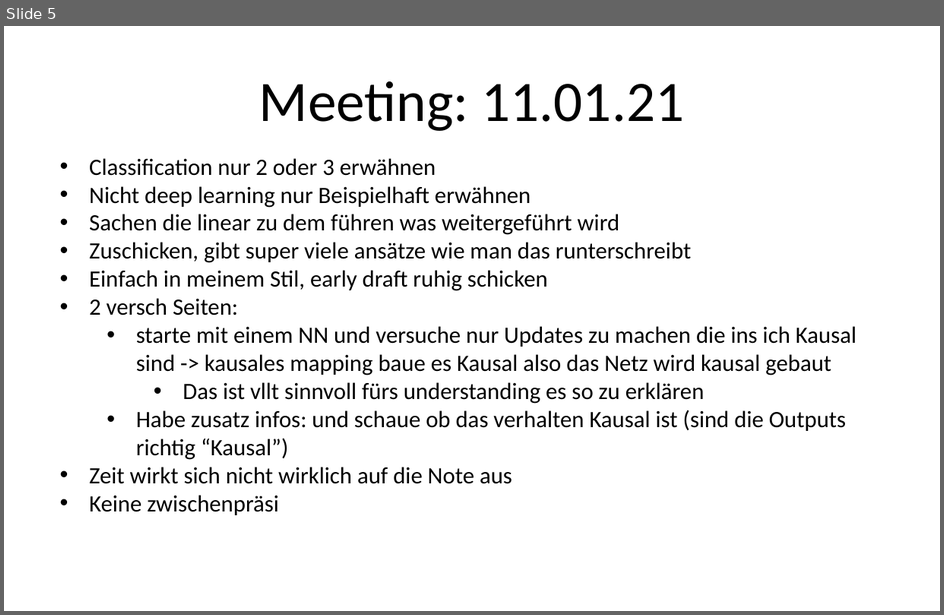
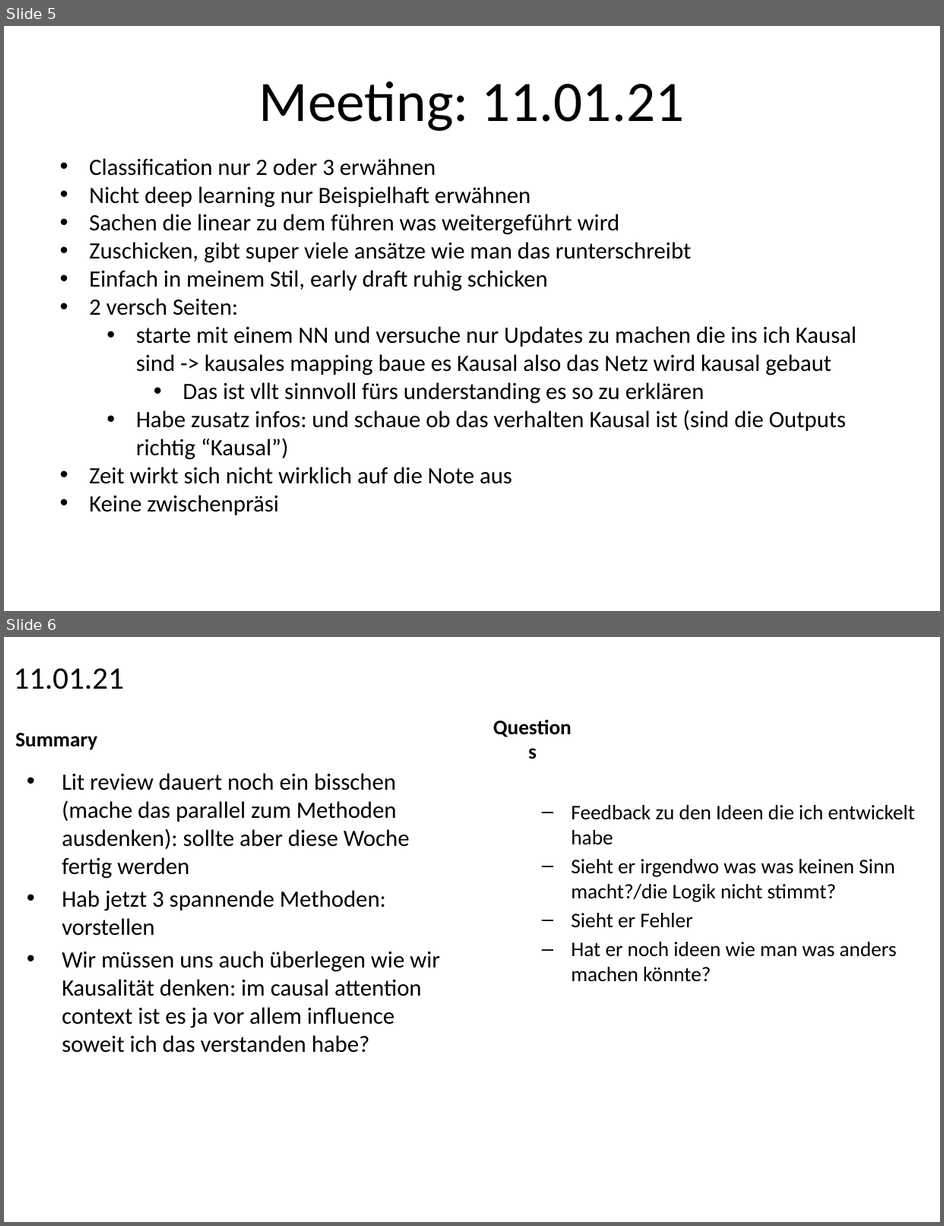
Before and after one commit to kathrinkhadra/Causal-Regularization-Master-Thesis, a slide deck: MeetingNotes.pptx. Shown one above the other, each under a label of ours: slide 5 before the commit, slides 5 and 6 after it. The pictures are 944x615 and 944x1226 pixels, drawn with LibreOffice and Linux fonts; fonts in the diff are those of the drawing. Boxes give left, top, right and bottom in pixels: in the first picture for what was removed or moved away, otherwise in the second. Text is boxed around its words. In the diff, an @@ line names an element or a change of style, - is before the commit and + after.

```diff
--- a/MeetingNotes.pptx
+++ b/MeetingNotes.pptx
@@ slide 6 added at <box>4,637,940,1222</box>, background #FFFFFF @@
@@ title added at <box>13,668,124,689</box>, 24 pt, text #000000 @@
+11.01.21
@@ text added at <box>15,733,97,750</box>, 16 pt, text #000000, bold @@
+Summary
@@ text added at <box>480,728,585,749</box>, 16 pt, text #000000, bold @@
+Questions
@@ text added at <box>62,773,440,1053</box>, 18 pt, text #000000 @@
+• Lit review dauert noch ein bisschen (mache das parallel zum Methoden ausdenken): sollte aber diese Woche fertig werden
+• Hab jetzt 3 spannende Methoden: vorstellen
+• Wir müssen uns auch überlegen wie wir Kausalität denken: im causal attention context ist es ja vor allem influence soweit ich das verstanden habe?
@@ text added at <box>571,805,916,982</box>, 16 pt, text #000000 @@
+  – Feedback zu den Ideen die ich entwickelt habe
+  – Sieht er irgendwo was was keinen Sinn macht?/die Logik nicht stimmt?
+  – Sieht er Fehler
+  – Hat er noch ideen wie man was anders machen könnte?
```
Also in this commit, not shown: 2 other slides added, 1 other file.
